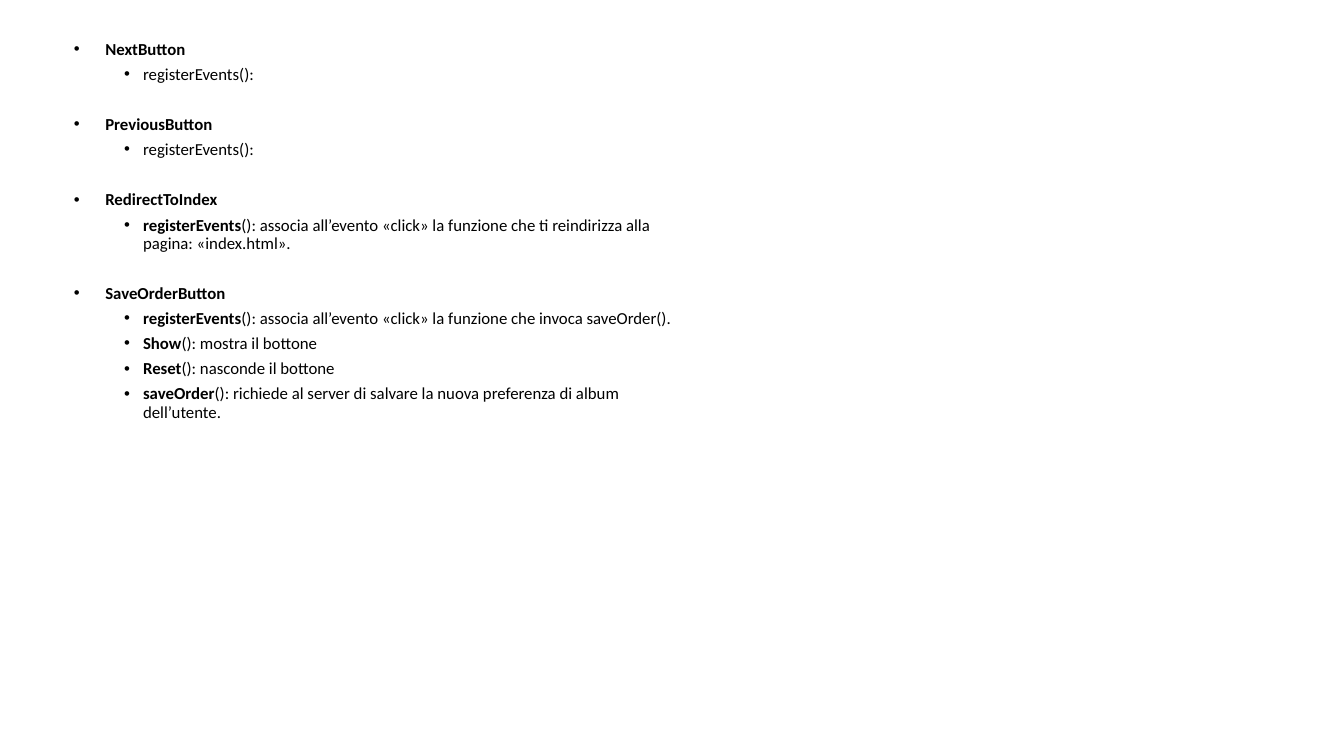
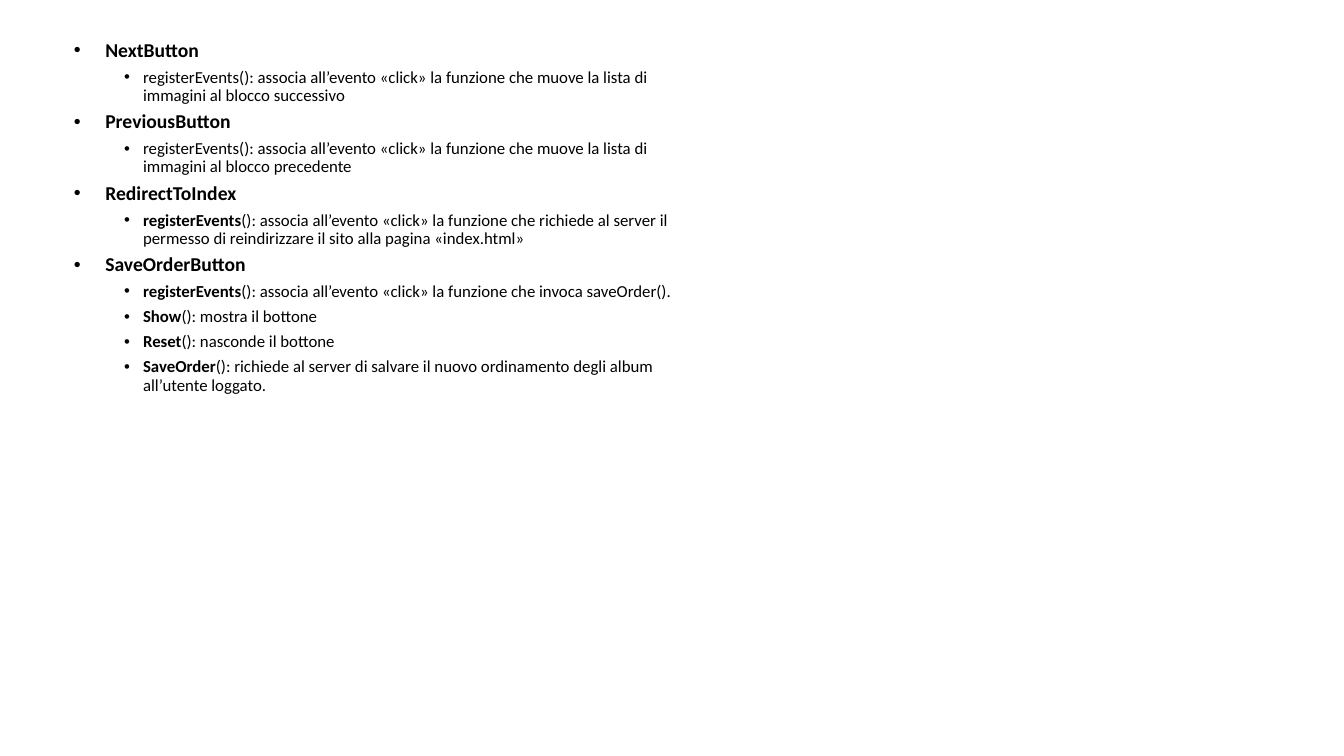
Before and after one commit to Giulsmoon/TecnologiePerIlWeb_Project1, a slide deck: slide 7 of Presentazioni Powerpoint/Progetto1_versione_RIA.pptx. Drawn at 1344x756 pixels with LibreOffice and Linux fonts; fonts in the diff are those of the drawing. Boxes give left, top, right and bottom in pixels: in the first picture for what was removed or moved away, otherwise in the second. Text is boxed around its words. In the diff, an @@ line names an element or a change of style, - is before the commit and + after.

Commit message:
pptx ria removed logged check in index
manca da togliele il controllo nella onePage

```diff
--- a/Presentazioni Powerpoint/Progetto1_versione_RIA.pptx
+++ b/Presentazioni Powerpoint/Progetto1_versione_RIA.pptx
@@ text at [105,44,245,271]: size 12 to 14 pt in "NextButton", "PreviousButton", "RedirectToIndex", "SaveOrderButton" @@
@@ text at [143,71,648,104]: text changed @@
-    • registerEvents():
+    • registerEvents(): associa all’evento «click» la funzione che muove la lista di immagini al blocco successivo
@@ text at [143,142,648,175]: text changed @@
-    • registerEvents():
+    • registerEvents(): associa all’evento «click» la funzione che muove la lista di immagini al blocco precedente
@@ text at [143,214,668,247]: text changed @@
-    • registerEvents(): associa all’evento «click» la funzione che ti reindirizza alla pagina: «index.html».
+    • registerEvents(): associa all’evento «click» la funzione che richiede al server il permesso di reindirizzare il sito alla pagina «index.html»
@@ text at [143,360,653,394]: text changed @@
-    • saveOrder(): richiede al server di salvare la nuova preferenza di album dell’utente.
+    • SaveOrder(): richiede al server di salvare il nuovo ordinamento degli album all’utente loggato.
```
Also in this commit, not shown: 4 other slides changed, 2 slides added, 4 other files.
